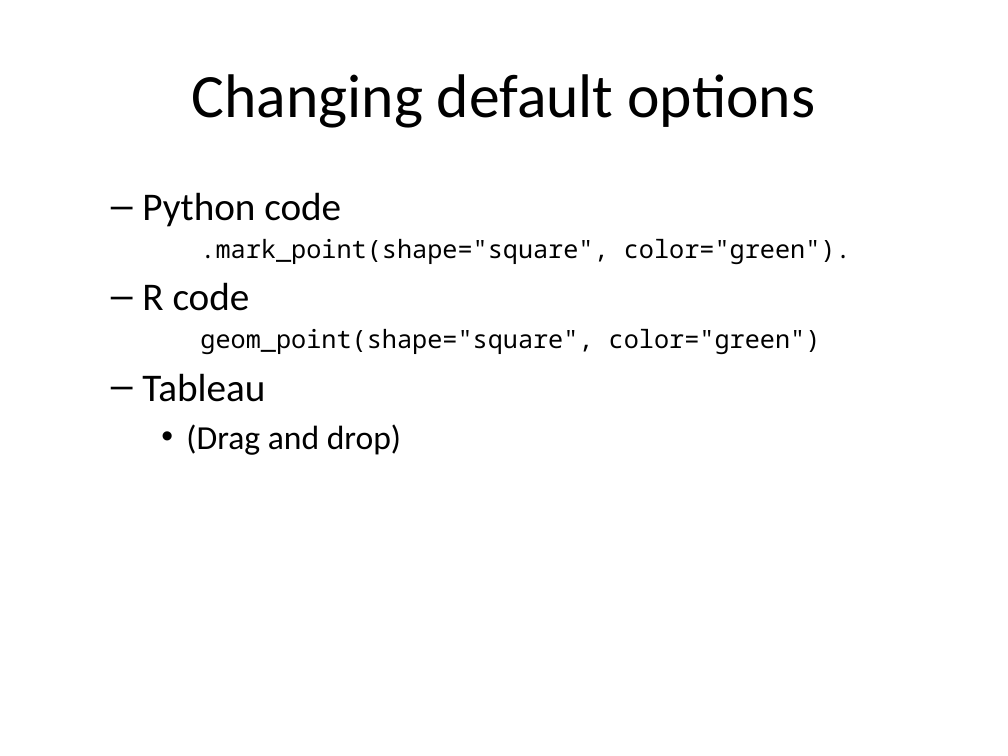
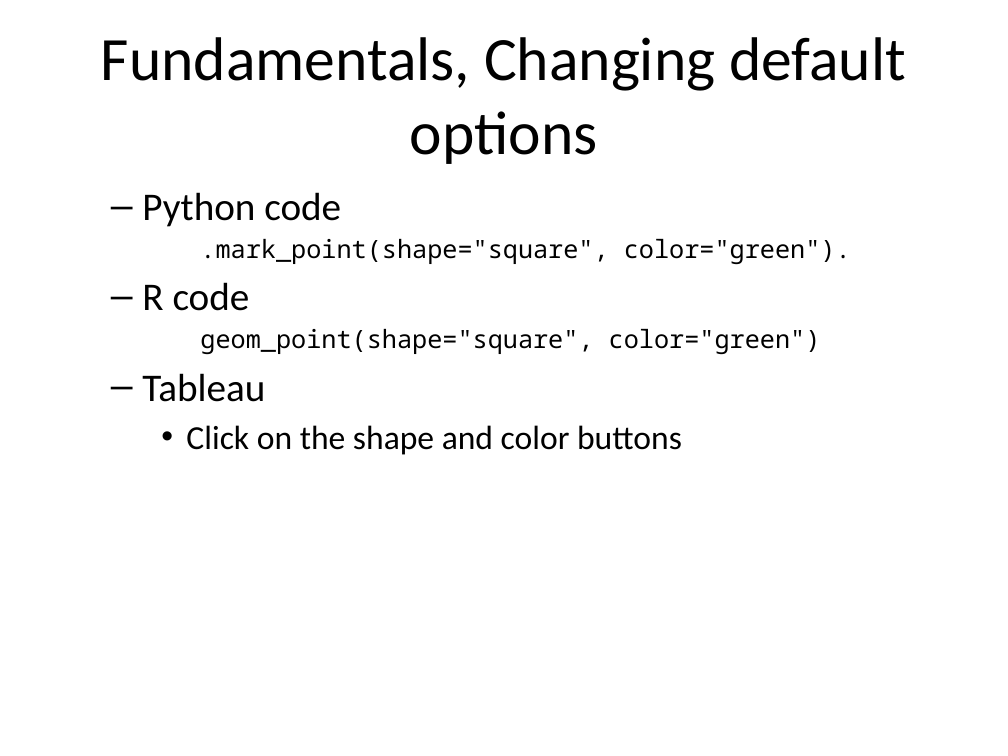
Before and after one commit to pmean/data-visualization, a slide deck: slide 3 of data-viz-01/component/fundamentals.pptx. Drawn at 1008x756 pixels with LibreOffice and Linux fonts; fonts in the diff are those of the drawing. Boxes give left, top, right and bottom in pixels: in the first picture for what was removed or moved away, otherwise in the second. Text is boxed around its words. In the diff, an @@ line names an element or a change of style, - is before the commit and + after.

Commit message:
Finalizing fundamentals in data-viz-01

```diff
--- a/data-viz-01/component/fundamentals.pptx
+++ b/data-viz-01/component/fundamentals.pptx
@@ title at <box>101,37,906,164</box>: text changed @@
-Changing default options
+Fundamentals, Changing default options
@@ text at <box>186,425,682,455</box>: text changed @@
-    • (Drag and drop)
+    • Click on the shape and color buttons
```
Also in this commit, not shown: 15 other slides changed, 21 slides added, 1 slide removed, 13 other files.
